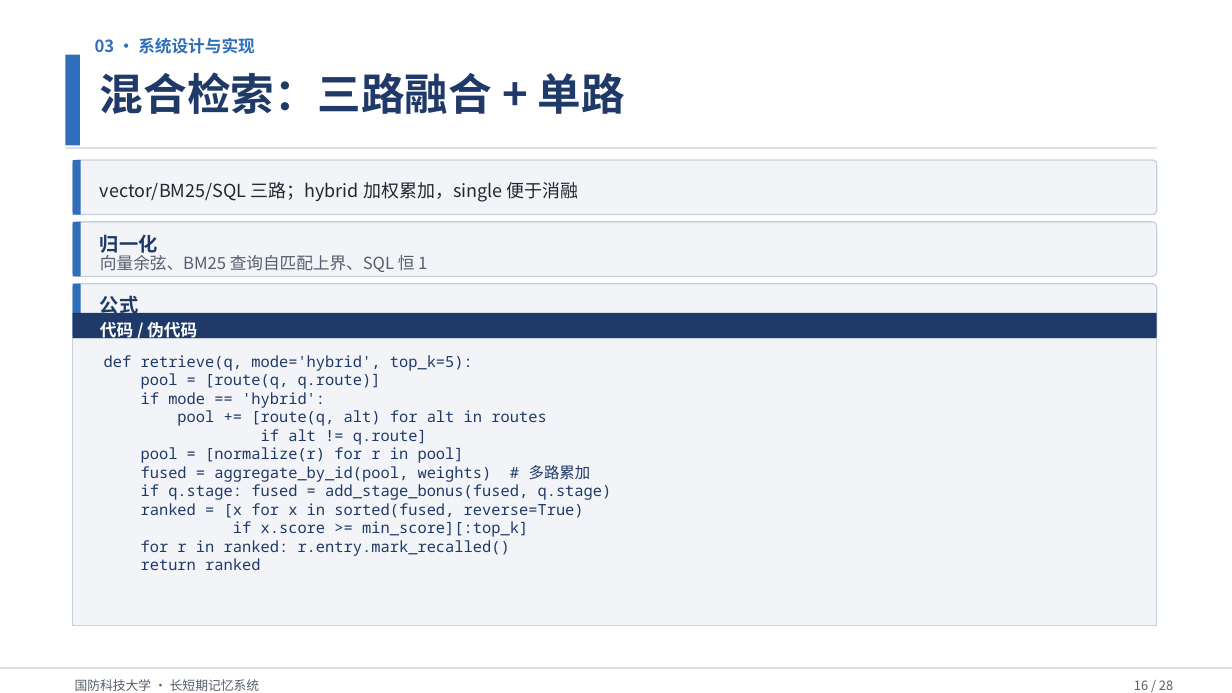
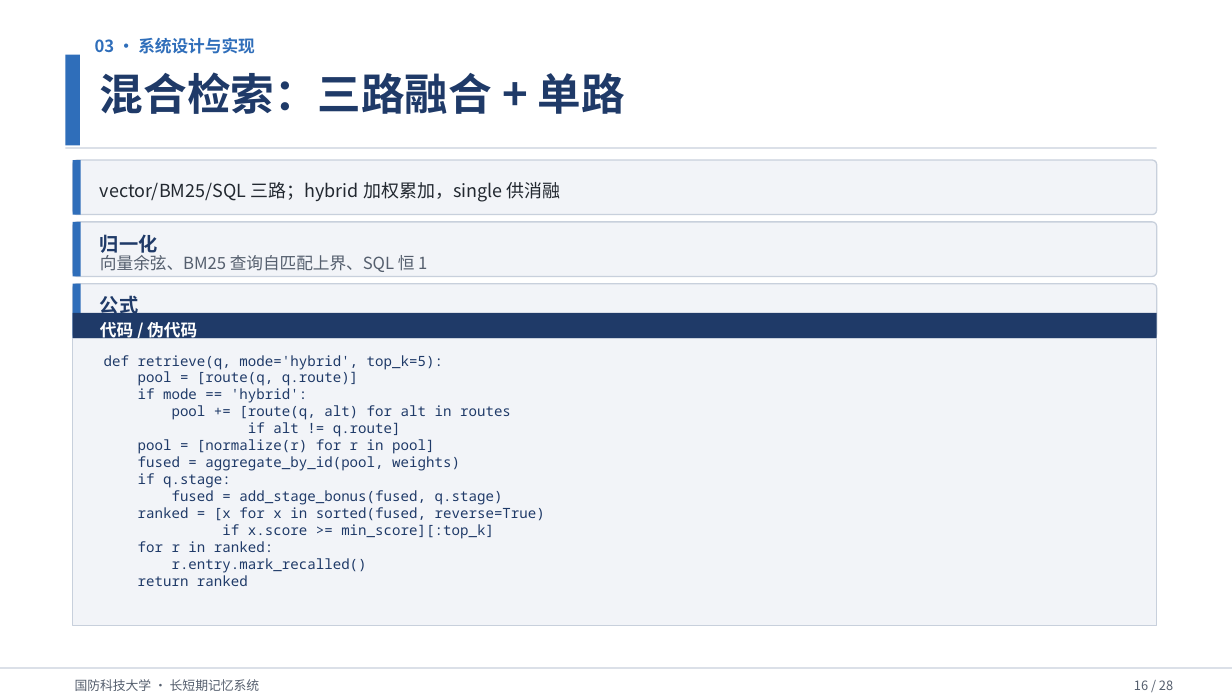
Before and after one commit to Outer-nebula-observer/yz-03, a slide deck: slide 16 of 汇报PPT/最终汇报成果.pptx. Drawn at 1232x693 pixels with LibreOffice and Linux fonts; fonts in the diff are those of the drawing. Boxes give left, top, right and bottom in pixels: in the first picture for what was removed or moved away, otherwise in the second. Text is boxed around its words. In the diff, an @@ line names an element or a change of style, - is before the commit and + after.

```diff
--- a/汇报PPT/最终汇报成果.pptx
+++ b/汇报PPT/最终汇报成果.pptx
@@ text at (x1=100, y1=182, x2=561, y2=202): text changed @@
-vector/BM25/SQL 三路；hybrid 加权累加，single 便于消融
+vector/BM25/SQL 三路；hybrid 加权累加，single 供消融
@@ text at (x1=104, y1=355, x2=545, y2=586): size 12 to 11 pt in "def retrieve(q, mode='hybrid', top_k=5):", "pool = [route(q, q.route)]", "if mode == 'hybrid':", "pool += [route(q, alt) for alt in ..." and 5 more places @@
@@ text at (x1=138, y1=456, x2=503, y2=505): text changed; size 12 to 11 pt @@
-fused = aggregate_by_id(pool, weights) # 多路累加
-if q.stage: fused = add_stage_bonus(fused, q.stage)
+fused = aggregate_by_id(pool, weights)
+if q.stage:
+fused = add_stage_bonus(fused, q.stage)
@@ text at (x1=138, y1=541, x2=367, y2=573): text changed; size 12 to 11 pt @@
-for r in ranked: r.entry.mark_recalled()
+for r in ranked:
+r.entry.mark_recalled()
```
Also in this commit, not shown: 10 other slides changed, 2 other files.
